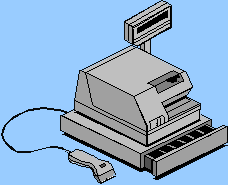
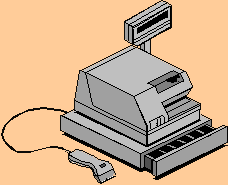
The second (228, 185) image is a revision of the first. Changes to its layers:
added layer "Ebene 2" above "Hintergrund" over bbox(0, 0, 228, 185)
